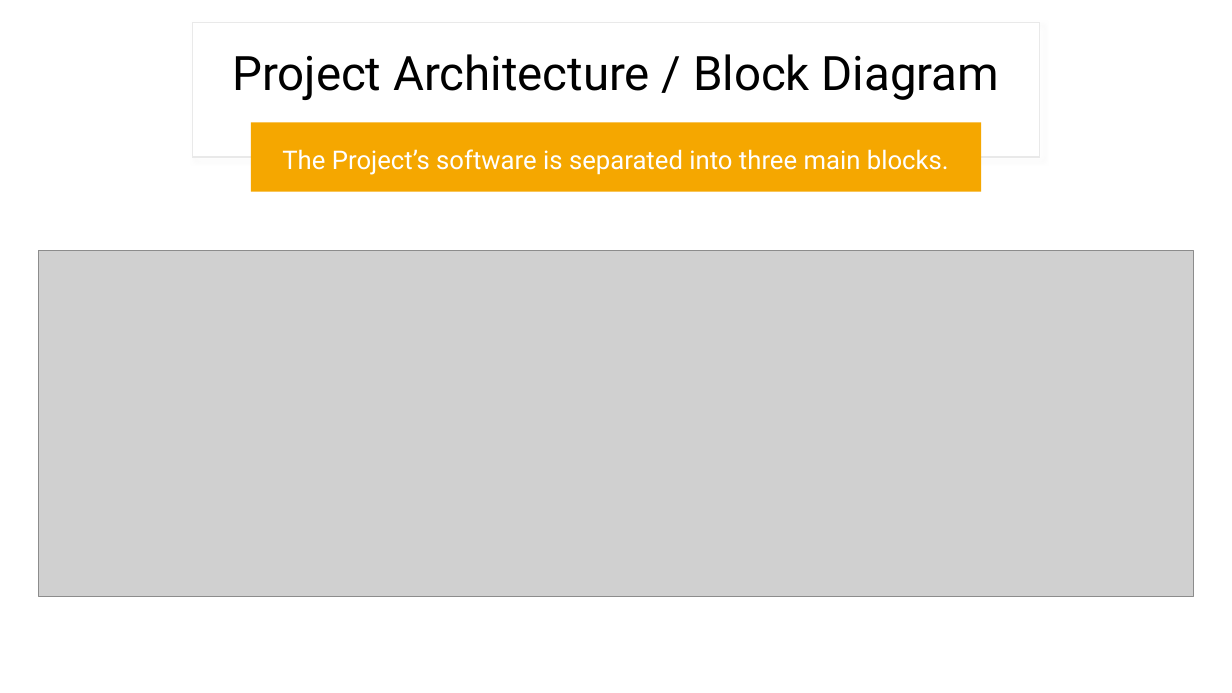
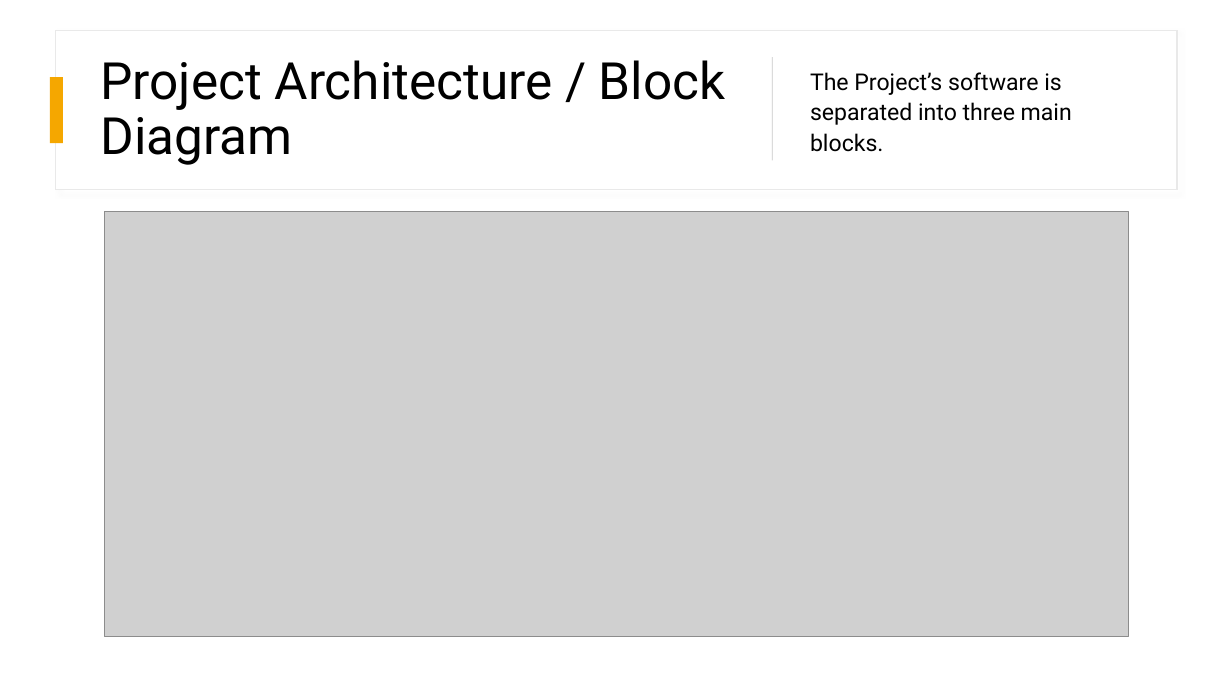
Before and after one commit to BaselMohamed802/EyeTalk, a slide deck: slide 4 of Documentation/Eyetalk Presentation 10-29-2025.pptx. Drawn at 1232x693 pixels with LibreOffice and Linux fonts; fonts in the diff are those of the drawing; grey boxes stand for pictures. Boxes give left, top, right and bottom in pixels: in the first picture for what was removed or moved away, otherwise in the second. Text is boxed around its words. In the diff, an @@ line names an element or a change of style, - is before the commit and + after.

```diff
--- a/Documentation/Eyetalk Presentation 10-29-2025.pptx
+++ b/Documentation/Eyetalk Presentation 10-29-2025.pptx
@@ rectangle: place and size @@
-rectangle at (192, 22, 1040, 157)
+rectangle at (55, 30, 1177, 189)
@@ title "Project Architecture / Block Diagram": place and size @@
-title "Project Architecture / Block Diagram" at (232, 54, 1000, 100)
+title "Project Architecture / Block Diagram" at (100, 60, 725, 165)
@@ title "Project Architecture / Block Diagram" at (100, 60, 725, 165): size 37 to 40 pt; alignment centre to left @@
@@ rectangle added at (772, 57, 773, 160), fill #C9C9C9 @@
@@ text "The Project’s software is separated ...": place and size @@
-text "The Project’s software is separated ..." at (282, 149, 949, 175)
+text "The Project’s software is separated ..." at (810, 72, 1072, 152)
@@ text "The Project’s software is separated ..." at (810, 72, 1072, 152): size 20 to 18 pt, text colour #FFFFFF to #000000; alignment centre to left @@
@@ rectangle added at (50, 78, 63, 144), fill #F5A700 @@
@@ rounded rectangle removed at (251, 122, 982, 191) @@
@@ picture: place and size @@
-picture at (39, 250, 1193, 597)
+picture at (104, 212, 1128, 637)
```
Also in this commit, not shown: 2 other slides changed, 3 slides added, 2 other files.
